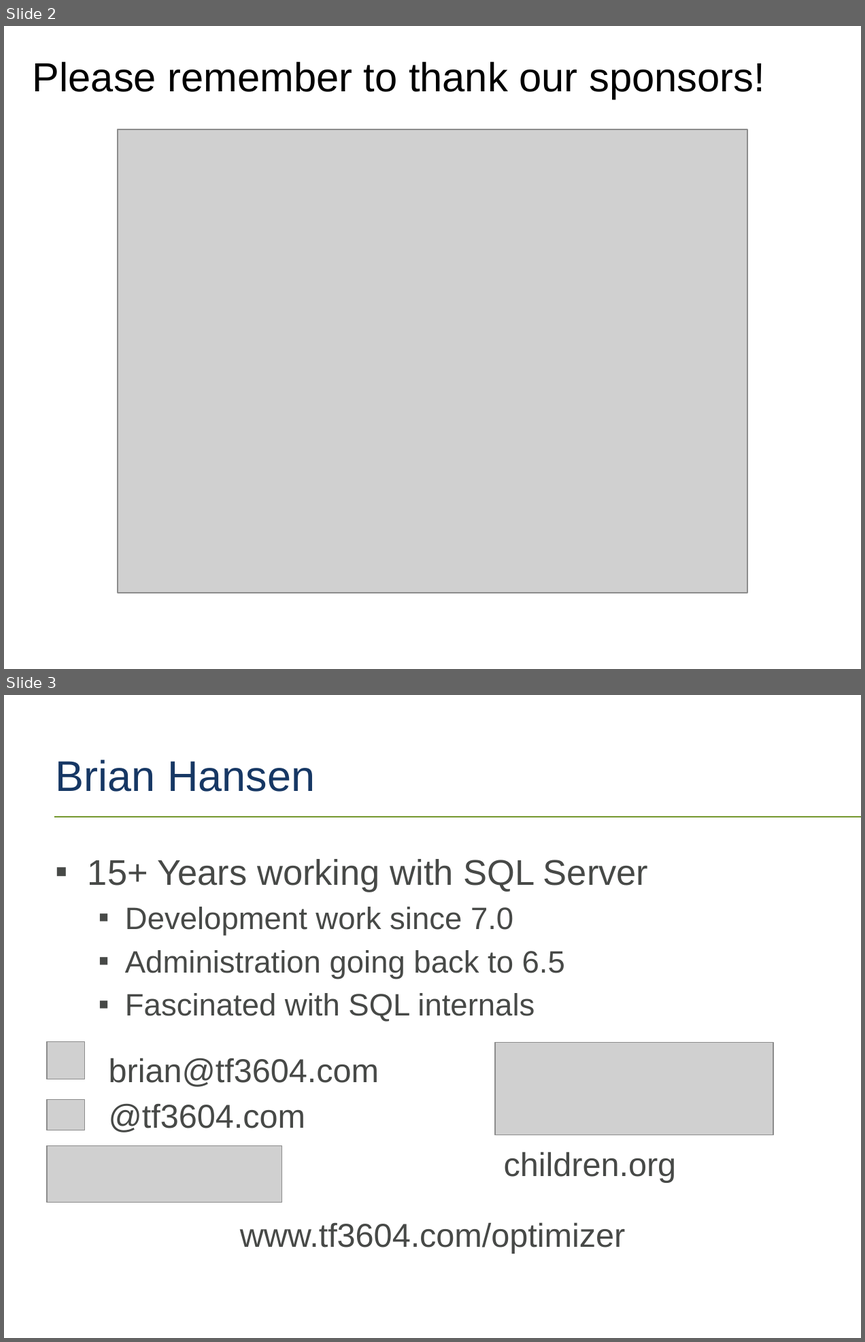
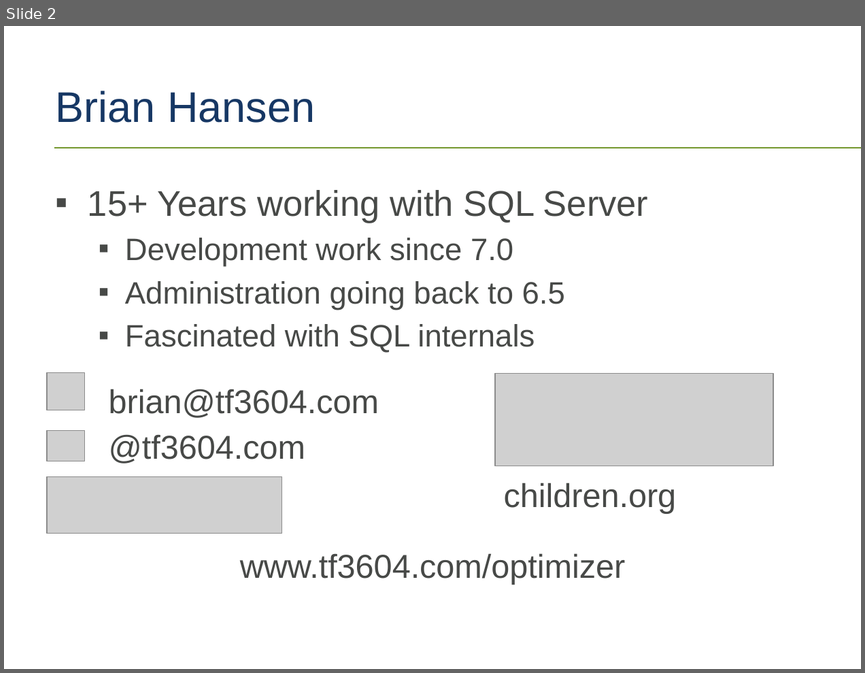
Before and after one commit to tf3604/OptimizerPresentation, a slide deck: Optimizer.pptx. Shown one above the other, each under a label of ours: slides 2 and 3 before the commit, slide 2 after it. The pictures are 865x1342 and 865x673 pixels, drawn with LibreOffice and Linux fonts; fonts in the diff are those of the drawing; grey boxes stand for pictures; background and template pictures are left out. Boxes give left, top, right and bottom in pixels: in the first picture for what was removed or moved away, otherwise in the second. Text is boxed around its words. In the diff, an @@ line names an element or a change of style, - is before the commit and + after.

```diff
--- a/Optimizer.pptx
+++ b/Optimizer.pptx
@@ slide 2 removed at [4,26,861,669], background #FFFFFF @@
@@ text removed at [33,61,764,99] @@
-Please remember to thank our sponsors!
@@ picture removed at [118,129,748,593] @@
@@ what was slide 3 is now slide 2 @@
```
Also in this commit, not shown: 2 slides changed.
